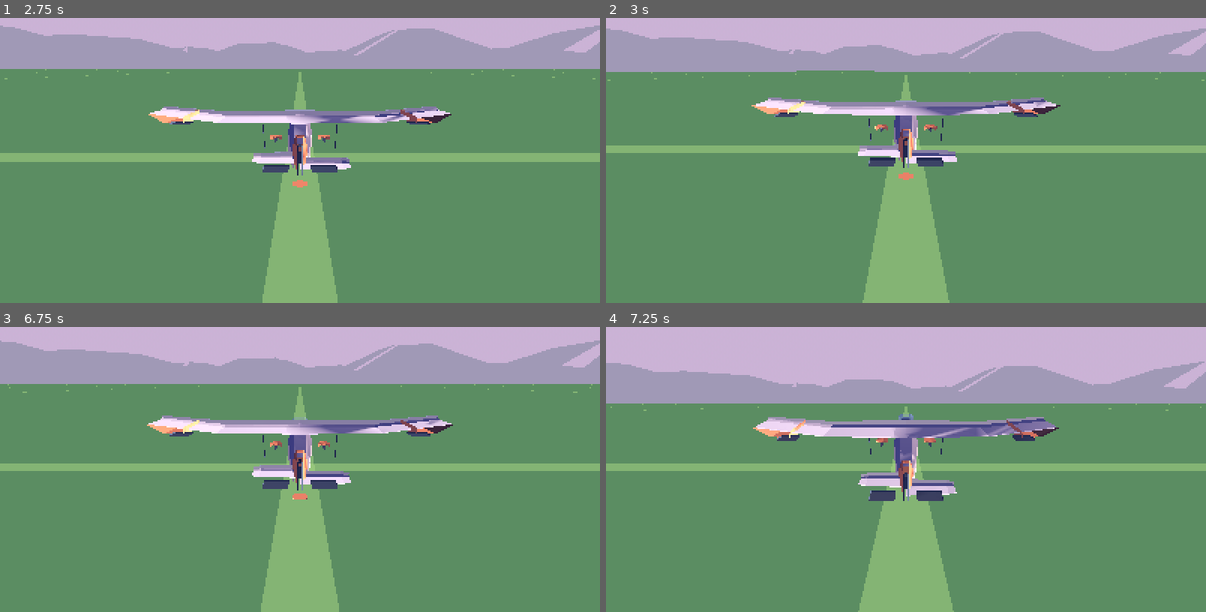
Above: before the commit, frames 1-4 (two rows, left to right).
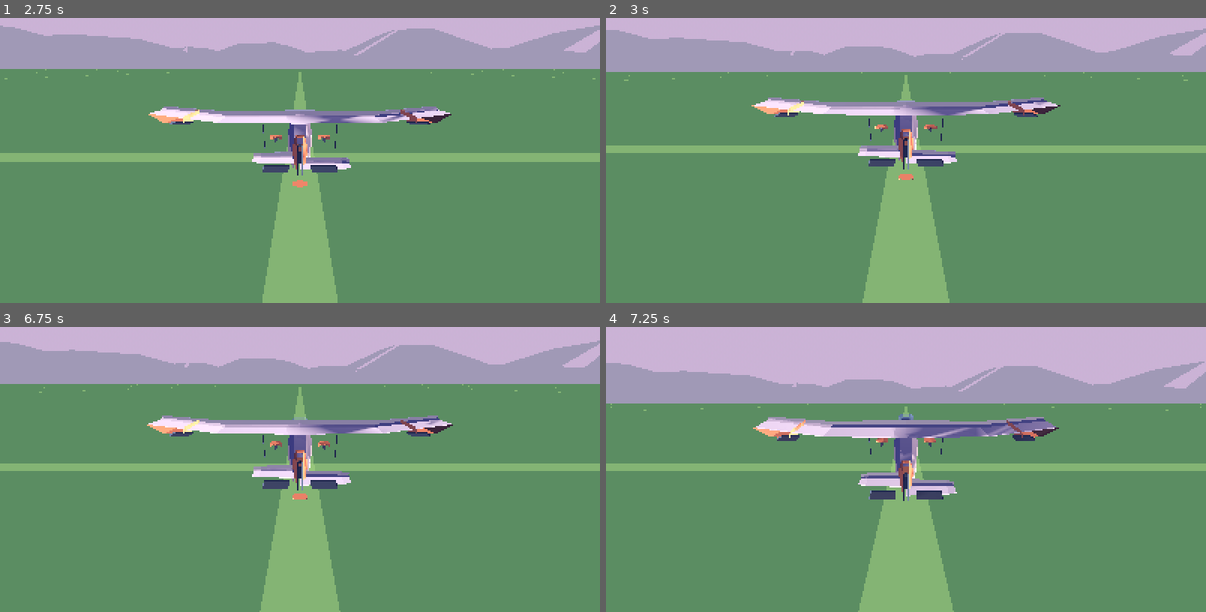
Above: after the commit, the same moments.

Repository: Virtualord/zephyr-way
Game: Godot game, scene res://scenes/main/Main.tscn
Two runs of this game, one before a commit and one after it. Both use one fixed random seed, a clock stepped at 60 frames per second and the inputs below.
Inputs:
- Up to frame 1 (2.75 s): hold D (roll_right) 0.53-1.28 s; hold Space (airbrake) 1.28-2.03 s; tap Enter at 2 s; hold D (roll_right) from 2.03 s (still down)
- Up to frame 2 (3 s): tap R (reset_aircraft) at 2.75 s; release D (roll_right) at 2.78 s; hold W (pitch_up) from 2.78 s (still down)
- Up to frame 3 (6.75 s): release W (pitch_up) at 3.53 s; hold A (roll_left) 3.53-5.03 s; tap R (reset_aircraft) at 5 s; hold Space (airbrake) 5.03-5.78 s; hold D (roll_right) 5.78-6.53 s; hold W (pitch_up) from 6.53 s (still down)
- Up to frame 4 (7.25 s): keep holding W (pitch_up)

Frame 1 is identical in both runs. In frame 2, 0.7% of the frame differs, in the area x 0-100%, y 3-99%; in frame 3, 0.5%; in frame 4, less than 0.1%.

Commit message:
refactor(aircraft): move axis smoothing into flight tuning

Diff:
--- a/zephyr-way-opencode-pack/scripts/aircraft/aircraft_controller.gd
+++ b/zephyr-way-opencode-pack/scripts/aircraft/aircraft_controller.gd
@@ -57,6 +57,11 @@
 	_input = get_node_or_null(^"FlightInput") as FlightInput
 	if _input == null:
 		push_warning("AircraftController: no FlightInput child found; the aircraft will not respond to input.")
+	else:
+		# Input smoothing is a feel number, so it comes from the same tuning
+		# Resource as the flight model rather than being set on the input node.
+		_input.tuning = tuning
+		_input.resolve_smoothing_time()
 
 	_connect_ground_sampler()
 	respawn()
--- a/zephyr-way-opencode-pack/scripts/aircraft/flight_input.gd
+++ b/zephyr-way-opencode-pack/scripts/aircraft/flight_input.gd
@@ -29,7 +29,13 @@
 
 ## Seconds for a held digital key to travel from centre to full deflection.
 ## Gamepad input bypasses smoothing because it is already analogue.
-@export_range(0.01, 1.0, 0.01) var axis_smoothing_time: float = 0.16
+##
+## Left unset here by default so [member FlightTuning.axis_smoothing_time] is the
+## single source of truth. Assign it directly only to override tuning, e.g. in a
+## test that needs a fixed lag.
+@export_range(0.0, 1.0, 0.01) var axis_smoothing_time_override: float = 0.0
+
+var _axis_smoothing_time := 0.14
 
 ## Reused every frame so the hot path does not allocate.
 var command := FlightCommand.new()
@@ -43,12 +49,12 @@
 
 
 func _ready() -> void:
-	axis_smoothing_time = maxf(axis_smoothing_time, 0.01)
+	resolve_smoothing_time()
 
 
 ## Sample the InputMap and update [member command].
 func poll(delta: float) -> FlightCommand:
-	var step := delta / axis_smoothing_time
+	var step := delta / _axis_smoothing_time
 	_pitch = move_toward(_pitch, _axis(pitch_up_actions, pitch_down_actions), step)
 	_roll = move_toward(_roll, _axis(roll_right_actions, roll_left_actions), step)
 	_yaw = move_toward(_yaw, _axis(yaw_right_actions, yaw_left_actions), step)
@@ -98,6 +104,26 @@
 	return (1.0 if raise else 0.0) - (1.0 if lower else 0.0)
 
 
+## Point the smoothing time at the tuning Resource, which owns the value.
+## Called by [method _ready] and safe to call again after assigning `tuning`.
+func resolve_smoothing_time() -> void:
+	if axis_smoothing_time_override > 0.0:
+		_axis_smoothing_time = axis_smoothing_time_override
+	elif tuning != null:
+		_axis_smoothing_time = tuning.axis_smoothing_time
+	_axis_smoothing_time = maxf(_axis_smoothing_time, 0.01)
+
+
+## Active smoothing time in seconds.
+func axis_smoothing_time() -> float:
+	return _axis_smoothing_time
+
+
+## Flight tuning, consulted for [member axis_smoothing_time]. Optional so the
+## input layer can be tested on its own.
+var tuning: FlightTuning
+
+
 ## Absolute throttle position from a gamepad trigger, or [constant
 ## FlightCommand.NO_ABSOLUTE] when no trigger is active.
 func _throttle_position() -> float:
--- a/zephyr-way-opencode-pack/scripts/main/main.gd
+++ b/zephyr-way-opencode-pack/scripts/main/main.gd
@@ -25,7 +25,7 @@
 func _ready() -> void:
 	_spawn_camera()
 	_connect_respawn()
-	print("[Zephyr Way] Milestone 1 ready. Pitch: W/S, Roll: A/D, Yaw: Q/E, Throttle: Shift/Ctrl, Airbrake: Space, Reset: R")
+	print("[Zephyr Way] Ready. Pitch: W/S, Roll: A/D, Yaw: Q/E, Throttle: Shift/Ctrl, Airbrake: Space, Reset: R")
 
 
 func _unhandled_input(event: InputEvent) -> void:
